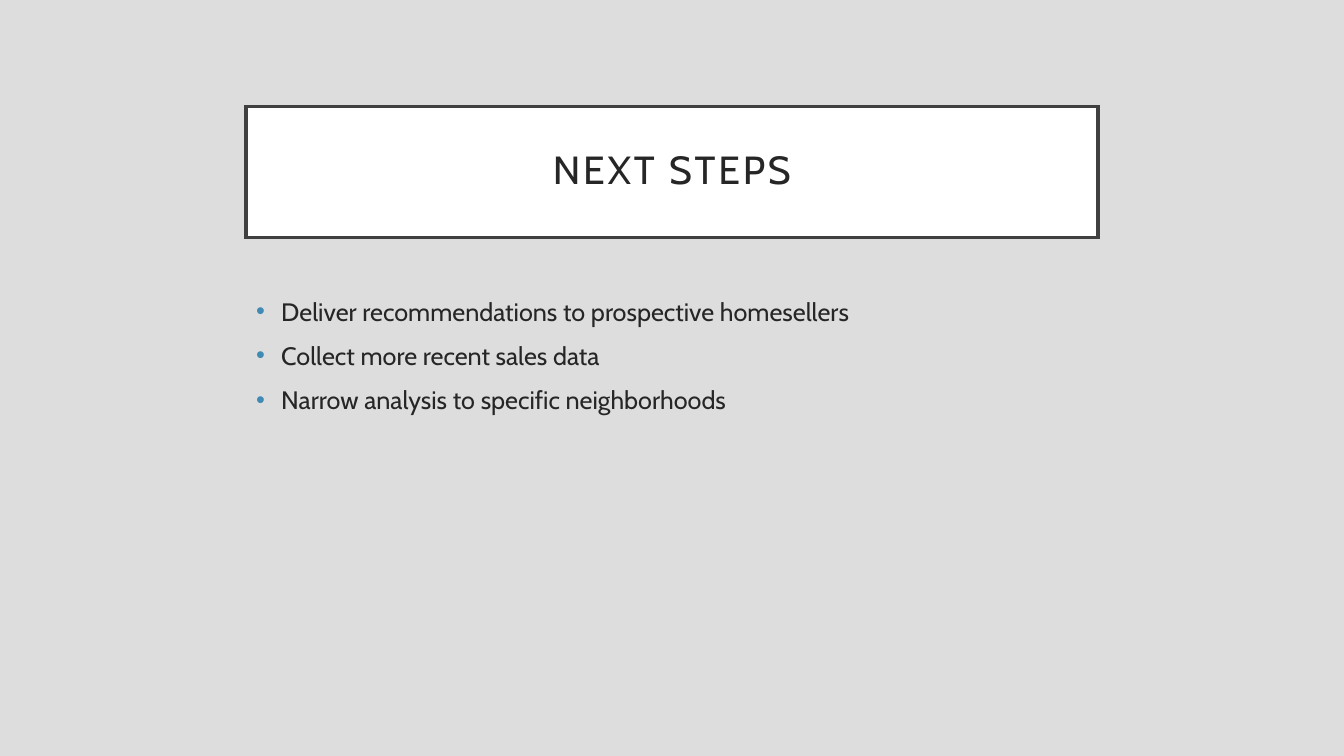
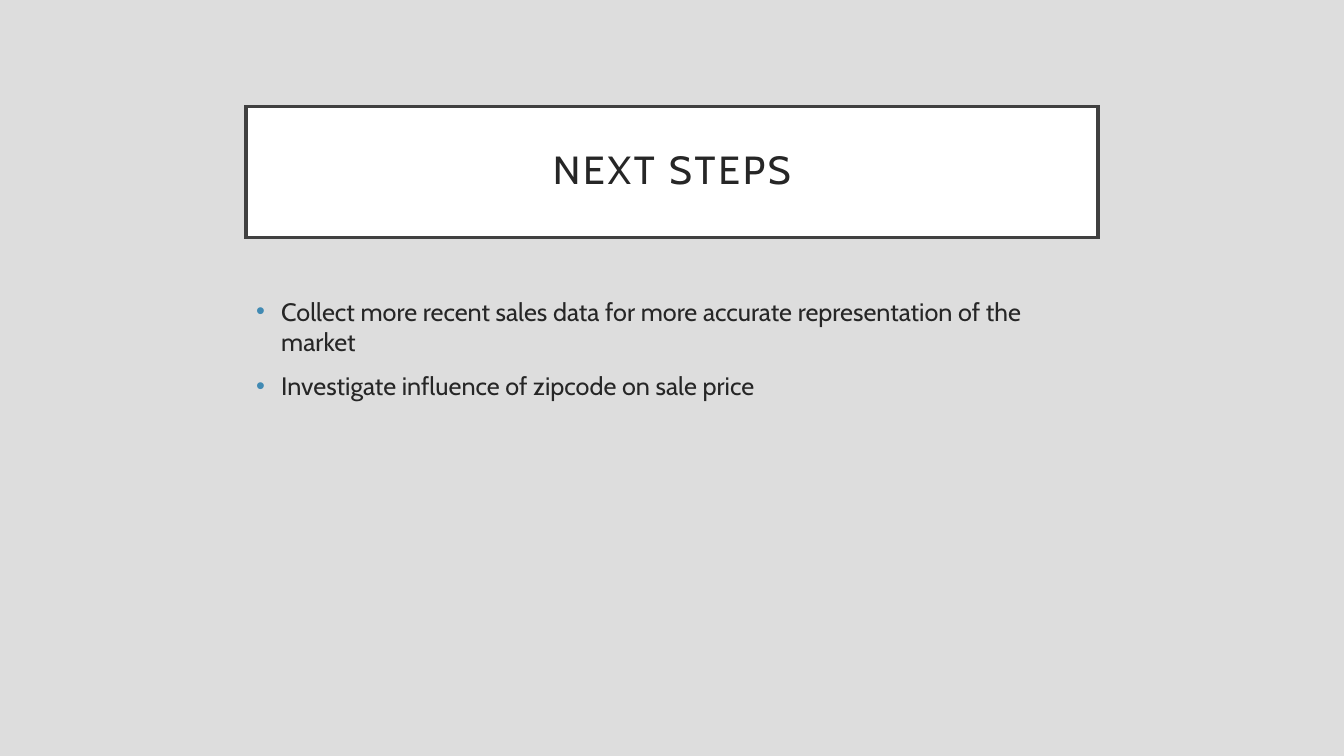
Before and after one commit to rfb-vibe/multiple-linear-regression-project, a slide deck: slide 8 of phase-2-project.pptx (slide 7 before the commit). Drawn at 1344x756 pixels with LibreOffice and Linux fonts; fonts in the diff are those of the drawing. Boxes give left, top, right and bottom in pixels: in the first picture for what was removed or moved away, otherwise in the second. Text is boxed around its words. In the diff, an @@ line names an element or a change of style, - is before the commit and + after.

```diff
--- a/phase-2-project.pptx
+++ b/phase-2-project.pptx
@@ text at (281, 302, 1021, 401): text changed @@
-• Deliver recommendations to prospective homesellers
-• Collect more recent sales data
-• Narrow analysis to specific neighborhoods
+• Collect more recent sales data for more accurate representation of the market
+• Investigate influence of zipcode on sale price
```
Also in this commit, not shown: 5 other slides changed, 2 slides added, 1 slide removed, 2 other files.
